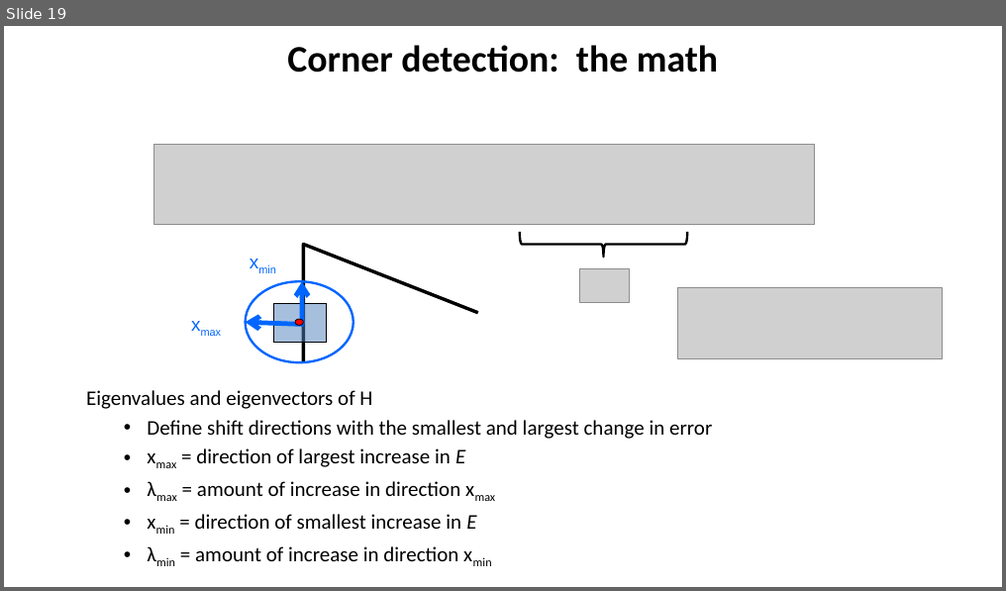
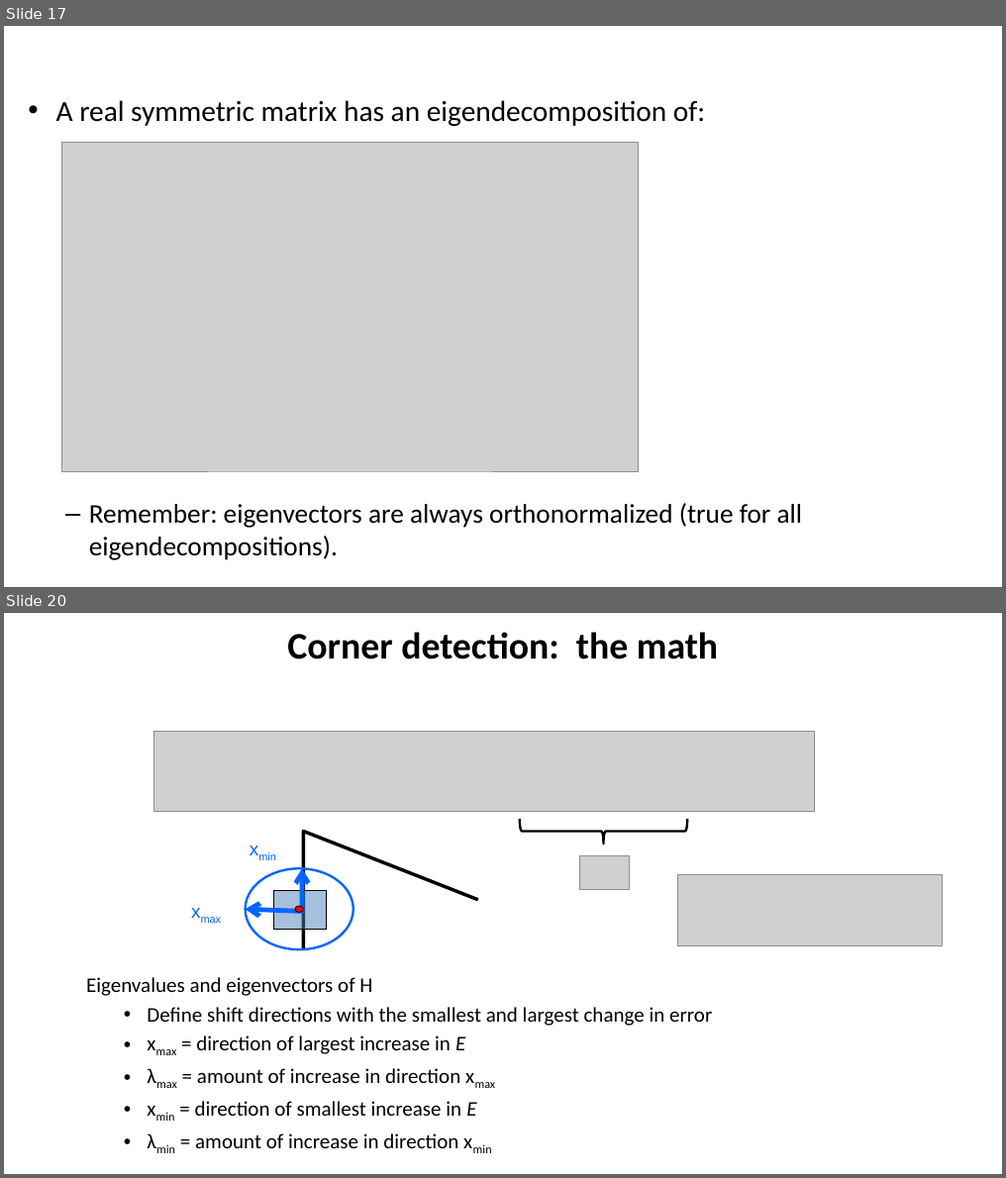
Before and after one commit to YoniChechik/AI_is_Math, a slide deck: c_08_features/features.pptx. Shown one above the other, each under a label of ours: slide 19 before the commit, slides 17 and 20 after it; the slides between them are not shown. The pictures are 1006x591 and 1006x1178 pixels, drawn with LibreOffice and Linux fonts; fonts in the diff are those of the drawing; grey boxes stand for pictures. Boxes give left, top, right and bottom in pixels: in the first picture for what was removed or moved away, otherwise in the second. Text is boxed around its words. In the diff, an @@ line names an element or a change of style, - is before the commit and + after.

```diff
--- a/c_08_features/features.pptx
+++ b/c_08_features/features.pptx
@@ slide 17 added at (4, 26, 1002, 587), background #FFFFFF @@
@@ text added at (56, 100, 803, 561), 26 pt, text #000000 @@
+• A real symmetric matrix has an eigendecomposition of:
+  – Remember: eigenvectors are always orthonormalized (true for all eigendecompositions).
@@ picture added at (61, 142, 638, 472) @@
@@ what was slide 19 is now slide 20 @@
```
Also in this commit, not shown: 4 slides changed, 1 other slide added, 1 slide removed.
